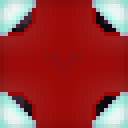
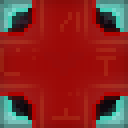
Comparing the layer stacks of the two 128x128 images. Changes:
added group "Runes" (10%) with 9 layers above "Frame_2" over [0, 0, 128, 128]
added layer "Runes_Fabric_Overlay" in group "Runes" over [28, 28, 100, 100]
added group "Copie de runes_h" with 2 layers in group "Runes" over [40, 0, 88, 128]
added layer "rune_lines_h #1" in group "Copie de runes_h" over [40, 0, 88, 128]
added group "runes_h" with 2 layers in group "Runes" over [0, 40, 128, 88]
added layer "rune_lines_h" in group "runes_h" over [0, 40, 128, 88]
added layer "rune_h" in group "runes_h" over [0, 48, 116, 76]
added layer "Frame_2" (10%) above "Frame" over [0, 0, 128, 128]
"Frame": opacity 10% → 55%, painted on it over [0, 0, 128, 128]
added group "Fabric" with 2 layers above "Diamond" over [0, 0, 128, 128]
"Fabric_border": opacity 100% → 90%, moved it into group "Fabric", painted on it over [0, 0, 128, 128]
removed layer "Fabric_base" over [0, 0, 128, 128]
moved "Fabric_inside" into group "Fabric" over [0, 0, 128, 128]
added group "Diamond" with 4 layers above "Fabric_shadow" over [0, 0, 128, 128]
added layer "Diamond_light" (57%) in group "Diamond" over [0, 0, 128, 128]
"Diamond_halo": opacity 89% → 10%, moved it into group "Diamond", painted on it over [0, 0, 128, 128]
"Diamond_border": opacity 100% → 98%, moved it into group "Diamond", painted on it over [0, 0, 128, 128]
"Diamond_base": opacity 100% → 95%, moved it into group "Diamond", painted on it over [0, 0, 128, 128]
added layer "Fabric_shadow" (69%) above "Obsidian" over [0, 0, 128, 128]
added group "Obsidian" with 4 layers over [0, 0, 128, 128]
added layer "obsidian.png #2" (48%) in group "Obsidian" over [0, 0, 128, 128]
added layer "obsidian.png #1" (50%) in group "Obsidian" over [0, 0, 128, 128]
added layer "Background" in group "Obsidian" over [0, 0, 128, 128]
hid "obsidian.png", moved it into group "Obsidian" over [0, 0, 128, 128]
…and 2 more changes (1 added, 1 opacity, 1 stack)
